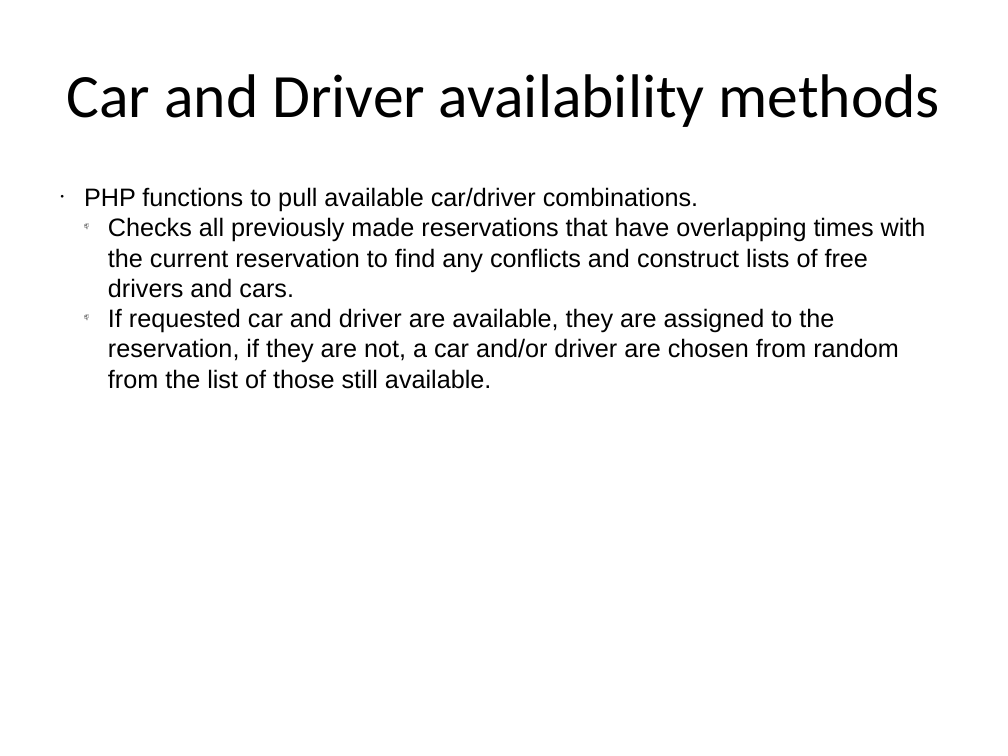
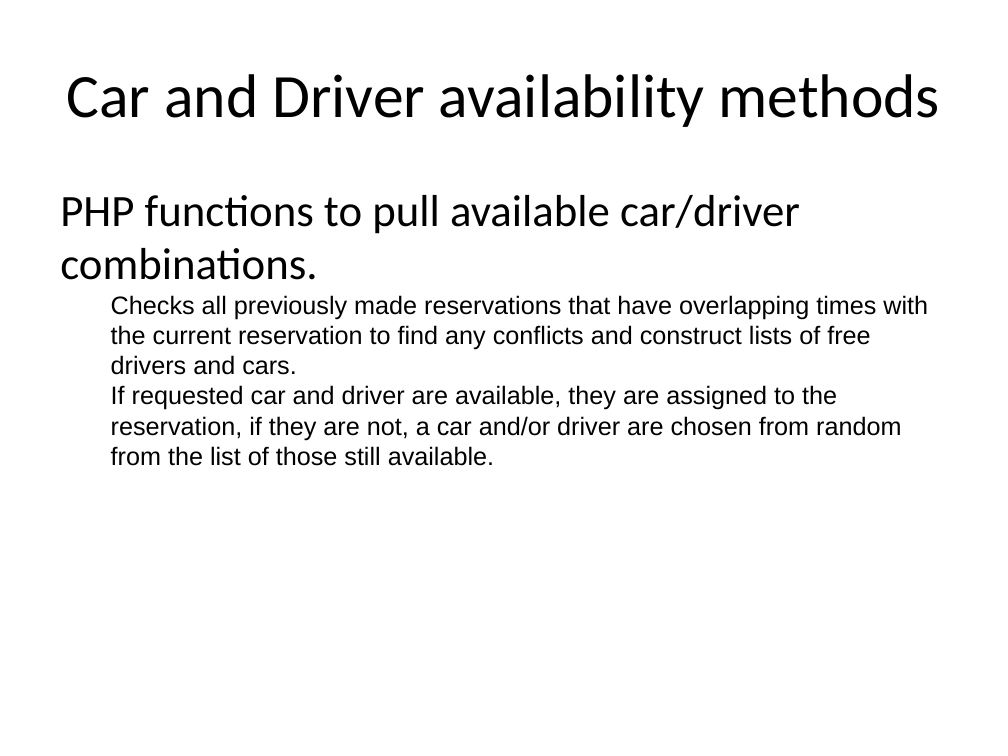
Before and after one commit to telepresencebot2/Transportation-For-Visually-Impaired, a slide deck: slide 12 of Cycle2DOC/CycleTwoPresentation.pptx. Drawn at 1008x756 pixels with LibreOffice and Linux fonts; fonts in the diff are those of the drawing; background and template pictures are left out. Boxes give left, top, right and bottom in pixels: in the first picture for what was removed or moved away, otherwise in the second. Text is boxed around its words. In the diff, an @@ line names an element or a change of style, - is before the commit and + after.

Commit message:
Formatting Changes

```diff
--- a/Cycle2DOC/CycleTwoPresentation.pptx
+++ b/Cycle2DOC/CycleTwoPresentation.pptx
@@ text "PHP functions to pull available ..." at [60, 195, 928, 466]: size 18 to 32 pt, font Arial to Calibri in "PHP functions to pull available car/driver combinations."; bullet ● to none; bullet 📫 to none @@
```
Also in this commit, not shown: 10 other slides changed.
